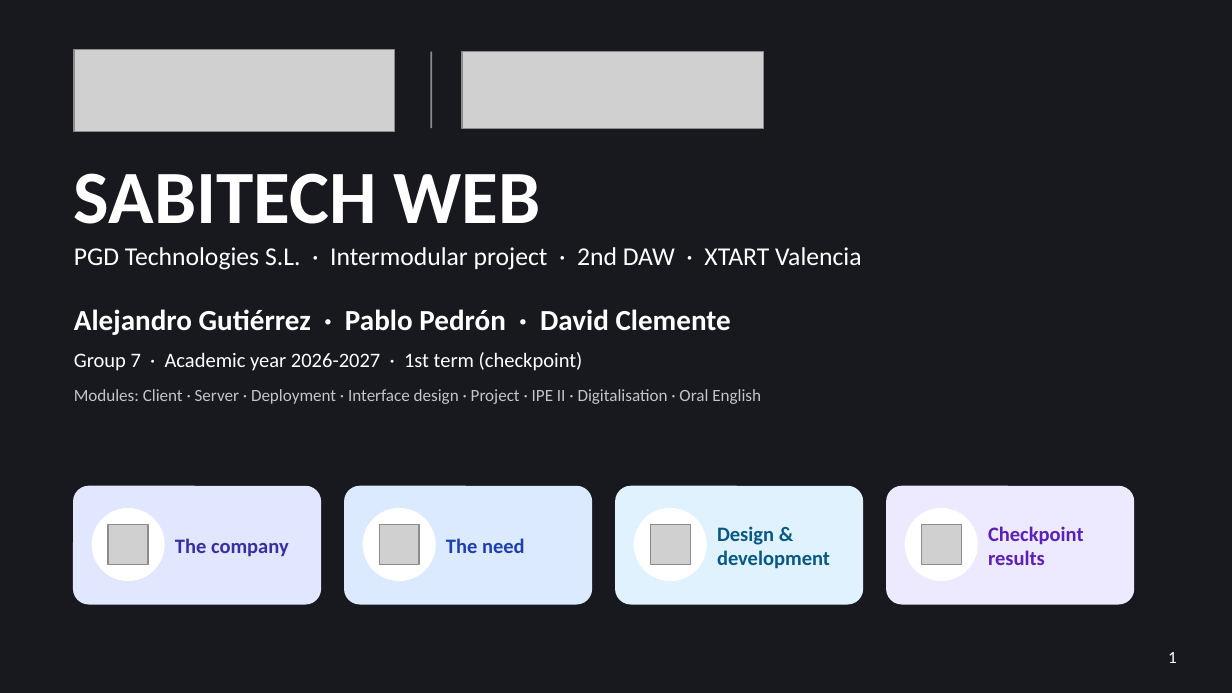
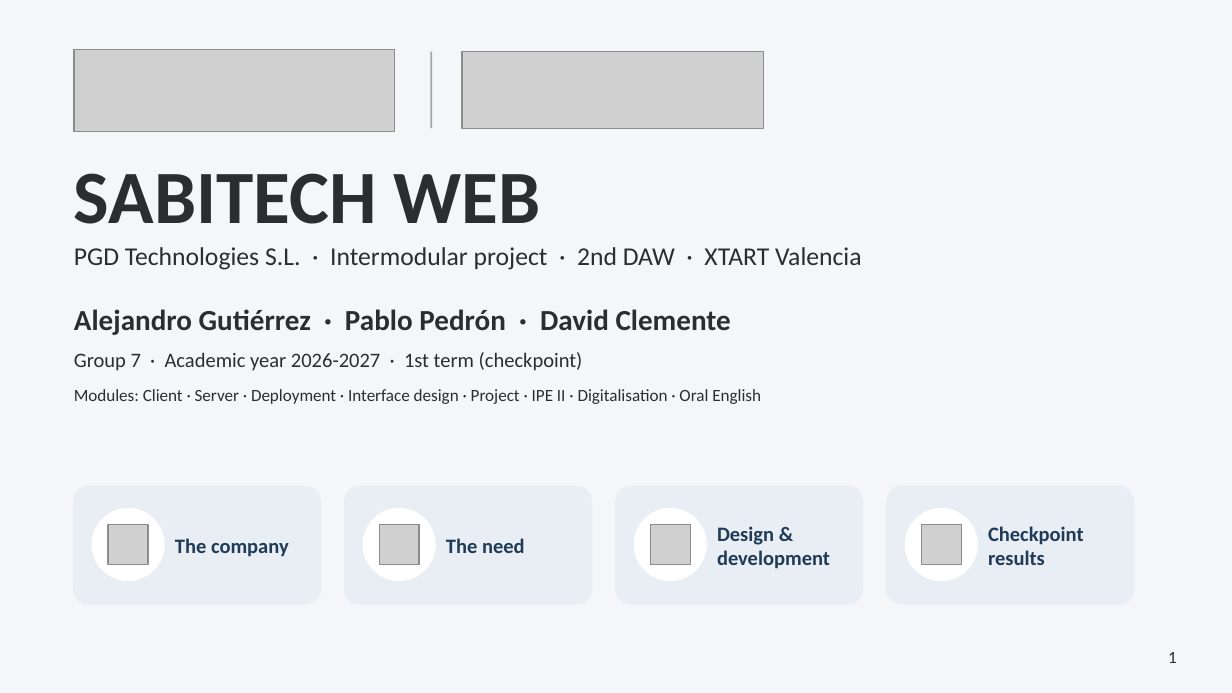
Before and after one commit to pablopedron/SABITECH, a slide deck: slide 1 of documents/Presentacion/07_2_DAW_Intermodular_1Evaluacion_SABITECH_WEB_Presentacion.pptx. Drawn at 1232x693 pixels with LibreOffice and Linux fonts; fonts in the diff are those of the drawing; grey boxes stand for pictures; background and template pictures are left out. Boxes give left, top, right and bottom in pixels: in the first picture for what was removed or moved away, otherwise in the second. Text is boxed around its words. In the diff, an @@ line names an element or a change of style, - is before the commit and + after.

```diff
--- a/documents/Presentacion/07_2_DAW_Intermodular_1Evaluacion_SABITECH_WEB_Presentacion.pptx
+++ b/documents/Presentacion/07_2_DAW_Intermodular_1Evaluacion_SABITECH_WEB_Presentacion.pptx
@@ background #17191F to #F4F6F9 @@
@@ line (431, 52) - (431, 128): stroke #FFFFFF 1 pt to #2B2D31 1 pt @@
@@ text "Modules: Client · Server · ..." at (x1=74, y1=389, x2=761, y2=404): text colour #FFFFFF at 75% opacity to #2B2D31 @@
@@ rounded rectangle at (x1=74, y1=487, x2=320, y2=604): fill #E0E7FF to #E9EEF4; outline #E0E7FF 1 pt to #E9EEF4 1 pt @@
@@ text "The company" at (x1=175, y1=538, x2=289, y2=557): text colour #3730A3 to #1F3B57 @@
@@ rounded rectangle at (x1=345, y1=487, x2=591, y2=604): fill #DBEAFE to #E9EEF4; outline #DBEAFE 1 pt to #E9EEF4 1 pt @@
@@ text "The need" at (x1=446, y1=538, x2=525, y2=553): text colour #1E40AF to #1F3B57 @@
@@ rounded rectangle at (x1=616, y1=487, x2=862, y2=604): fill #E0F2FE to #E9EEF4; outline #E0F2FE 1 pt to #E9EEF4 1 pt @@
@@ text "Design & development" at (x1=717, y1=526, x2=830, y2=569): text colour #075985 to #1F3B57 @@
@@ rounded rectangle at (x1=887, y1=487, x2=1133, y2=604): fill #EDE9FE to #E9EEF4; outline #EDE9FE 1 pt to #E9EEF4 1 pt @@
@@ text "Checkpoint results" at (x1=988, y1=526, x2=1084, y2=565): text colour #5B21B6 to #1F3B57 @@
@@ text colour #FFFFFF to #2B2D31 in 5 elements at (x1=74, y1=173, x2=541, y2=224), (x1=74, y1=247, x2=862, y2=270), (x1=74, y1=309, x2=731, y2=335), (x1=74, y1=352, x2=583, y2=371), (x1=1168, y1=652, x2=1177, y2=663) @@
```
Also in this commit, not shown: 14 other slides changed.
